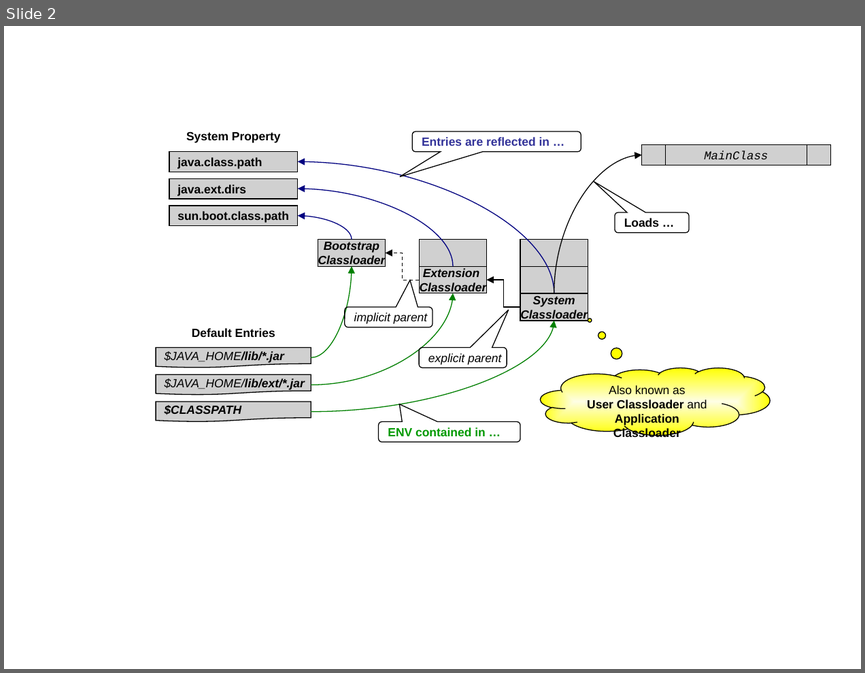
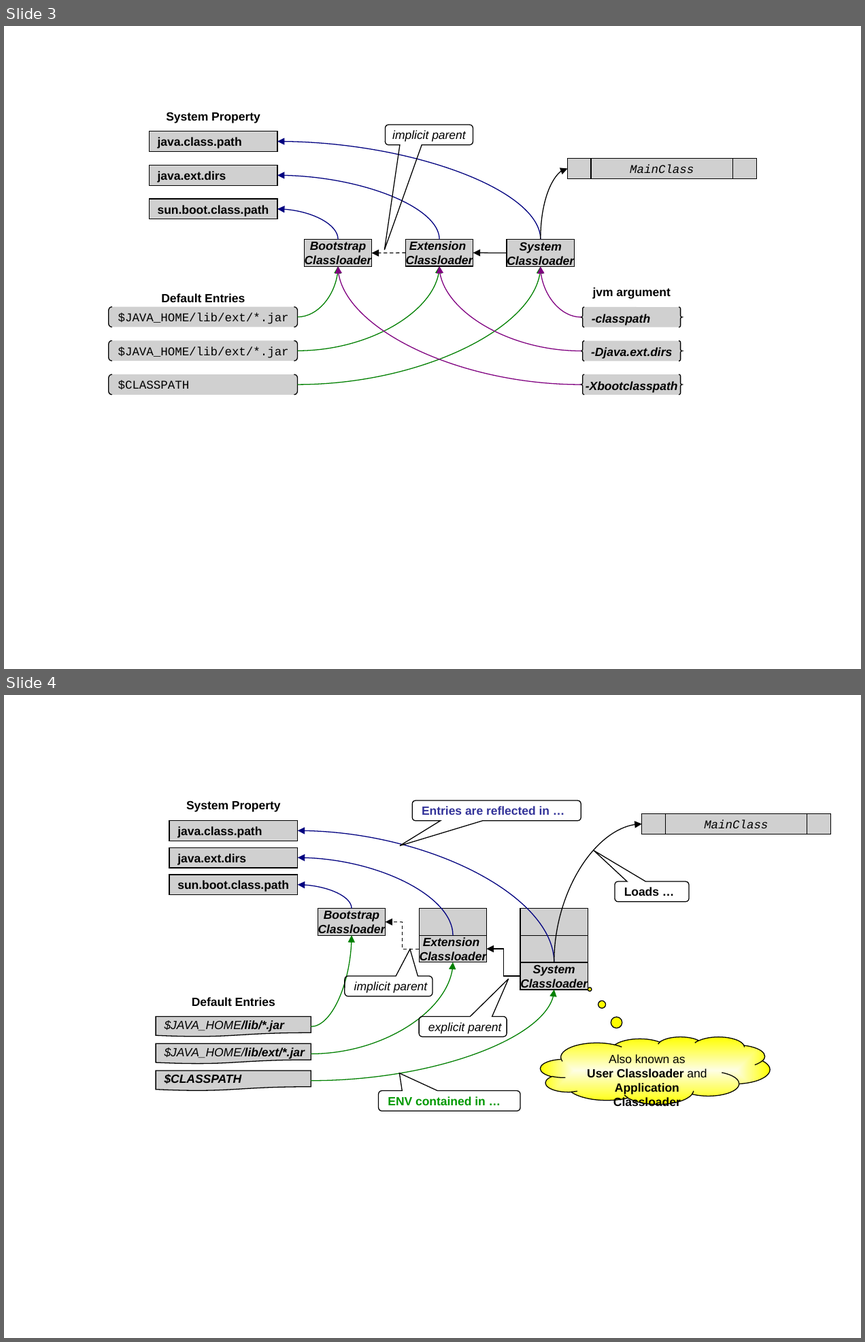
Before and after one commit to antlibs/ant-classloader, a slide deck: etc/misc/classloader.ppt. Shown one above the other, each under a label of ours: slide 2 before the commit, slides 3 and 4 after it. The pictures are 865x673 and 865x1342 pixels, drawn with LibreOffice and Linux fonts; fonts in the diff are those of the drawing; grey boxes stand for pictures. Boxes give left, top, right and bottom in pixels: in the first picture for what was removed or moved away, otherwise in the second. Text is boxed around its words. In the diff, an @@ line names an element or a change of style, - is before the commit and + after.

```diff
--- a/etc/misc/classloader.ppt
+++ b/etc/misc/classloader.ppt
@@ slide 3 added at box(4, 26, 861, 669), background #FFFFFF @@
@@ text added at box(166, 112, 260, 123), 10 pt, text #000000, bold @@
+System Property
@@ rounded speech box added at box(385, 125, 473, 145), outline #000000 0.74 pt, 10 pt, text #000000, italic @@
+implicit parent
@@ picture added at box(149, 131, 277, 152), 10 pt, text #000000, bold @@
+java.class.path
@@ curved arrow added from (541, 240) to (277, 142), #000080 0.74 pt @@
@@ picture added at box(149, 165, 277, 185), 10 pt, text #000000, bold @@
+java.ext.dirs
@@ curved arrow added from (541, 240) to (568, 168), #000000 0.74 pt @@
@@ picture added at box(567, 159, 755, 180), 10 pt, text #000000, italic @@
+MainClass
@@ curved arrow added from (439, 240) to (277, 175), #000080 0.74 pt @@
@@ picture added at box(149, 199, 277, 220), 10 pt, text #000000, bold @@
+sun.boot.class.path
@@ curved arrow added from (338, 240) to (277, 208), #000080 0.74 pt @@
@@ picture added at box(304, 240, 372, 266), 10 pt, text #000000, bold, italic @@
+Bootstrap
+Classloader
@@ picture added at box(406, 240, 473, 266), 10 pt, text #000000, bold, italic @@
+Extension
+Classloader
@@ picture added at box(507, 240, 575, 267), 10 pt, text #000000, bold, italic @@
+System
+Classloader
@@ curved arrow added from (297, 351) to (439, 266), #008000 0.74 pt @@
@@ curved arrow added from (297, 384) to (541, 266), #008000 0.74 pt @@
@@ curved arrow added from (298, 316) to (338, 266), #008000 0.74 pt @@
@@ curved arrow added from (581, 384) to (338, 266), #800080 0.74 pt @@
@@ arrow added from (406, 253) to (372, 253), #000000 0.74 pt dashed @@
@@ curved arrow added from (581, 351) to (439, 266), #800080 0.74 pt @@
@@ arrow added from (507, 253) to (473, 252), #000000 0.74 pt @@
@@ curved arrow added from (581, 317) to (541, 266), #800080 0.74 pt @@
@@ text added at box(593, 287, 670, 299), 10 pt, text #000000, bold @@
+jvm argument
@@ picture added at box(109, 307, 297, 328), 10 pt, text #000000 @@
+$JAVA_HOME/lib/ext/*.jar
@@ text added at box(161, 293, 245, 302), 10 pt, text #000000, bold @@
+Default Entries
@@ picture added at box(581, 307, 682, 328), 10 pt, text #000000, bold, italic @@
+-classpath
@@ picture added at box(109, 340, 297, 361), 10 pt, text #000000 @@
+$JAVA_HOME/lib/ext/*.jar
@@ picture added at box(581, 340, 682, 361), 10 pt, text #000000, bold, italic @@
+-Djava.ext.dirs
@@ picture added at box(109, 374, 297, 395), 10 pt, text #000000 @@
+$CLASSPATH
@@ picture added at box(581, 374, 682, 395), 10 pt, text #000000, bold, italic @@
+-Xbootclasspath
@@ what was slide 2 is now slide 4 @@
```
Also in this commit, not shown: 3 slides changed, 1 other slide added, 17 other files.
